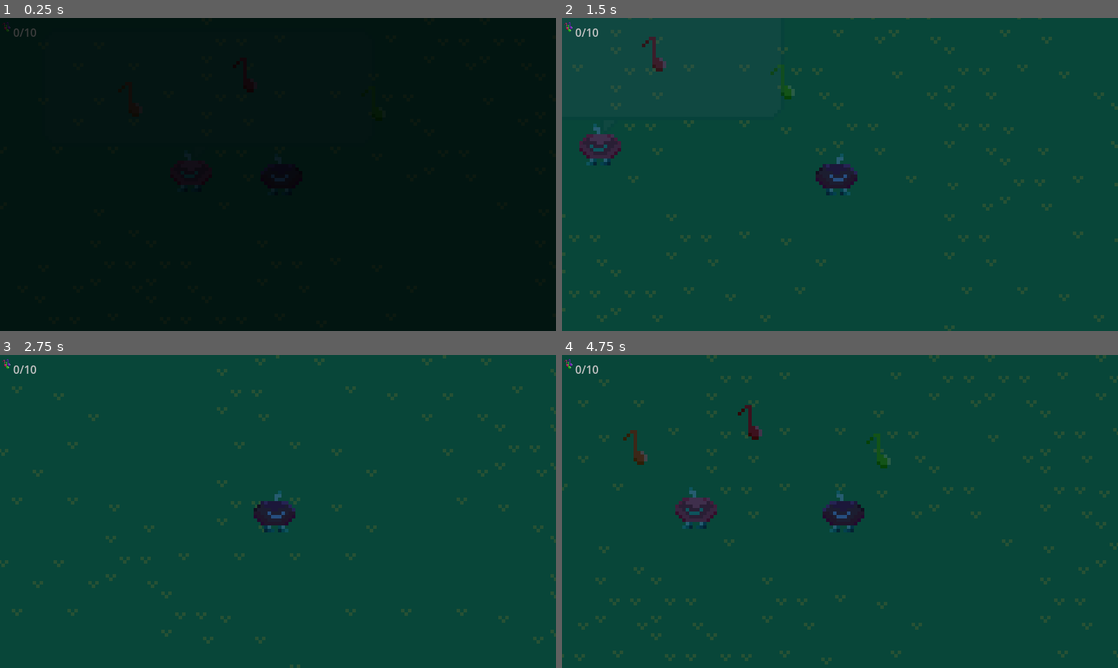
Above: before the commit, frames 1-4 (two rows, left to right).
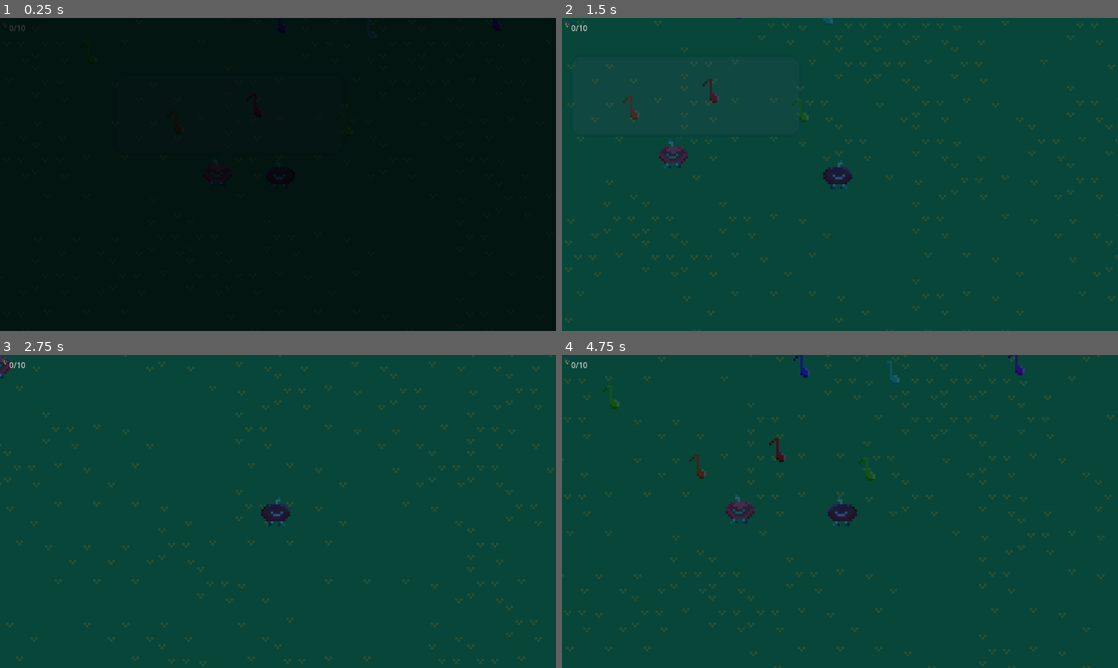
Above: after the commit, the same moments.

Repository: Nartynka/CD-game
Game: Godot game, scene res://World.tscn
The game is run twice, just before and just after one commit, with the same random seed, the same clock (stepped at 60 frames per second) and the same inputs.
Inputs:
- Up to frame 1 (0.25 s): no input
- Up to frame 2 (1.5 s): hold Right (ui_right) 0.53-1.28 s; tap Space (ui_accept) at 0.77 s; hold Down (ui_down) from 1.28 s (still down)
- Up to frame 3 (2.75 s): tap Space (ui_accept) at 1.52 s; release Down (ui_down) at 2.03 s; hold Right (ui_right) from 2.03 s (still down)
- Up to frame 4 (4.75 s): release Right (ui_right) at 2.78 s; hold Up (ui_up) 2.78-3.53 s; tap Space (ui_accept) at 3.02, 3.77, 4.52 s; hold Left (ui_left) from 3.53 s (still down)

The runs differ from the first frame. In frame 1, less than 0.1% of the frame differs, in the area x 0-52%, y 0-53%; in frame 2, 5.2%; in frame 3, 3.6%; in frame 4, 6.1%, in the area x 0-100%, y 0-100%.

Commit message:
Fix project size

Diff:
--- a/project.godot
+++ b/project.godot
@@ -31,7 +31,7 @@
 
 [display]
 
-window/stretch/mode="2d"
+window/stretch/mode="viewport"
 window/size/width=320
 window/size/height=180
 window/size/fullscreen=true
